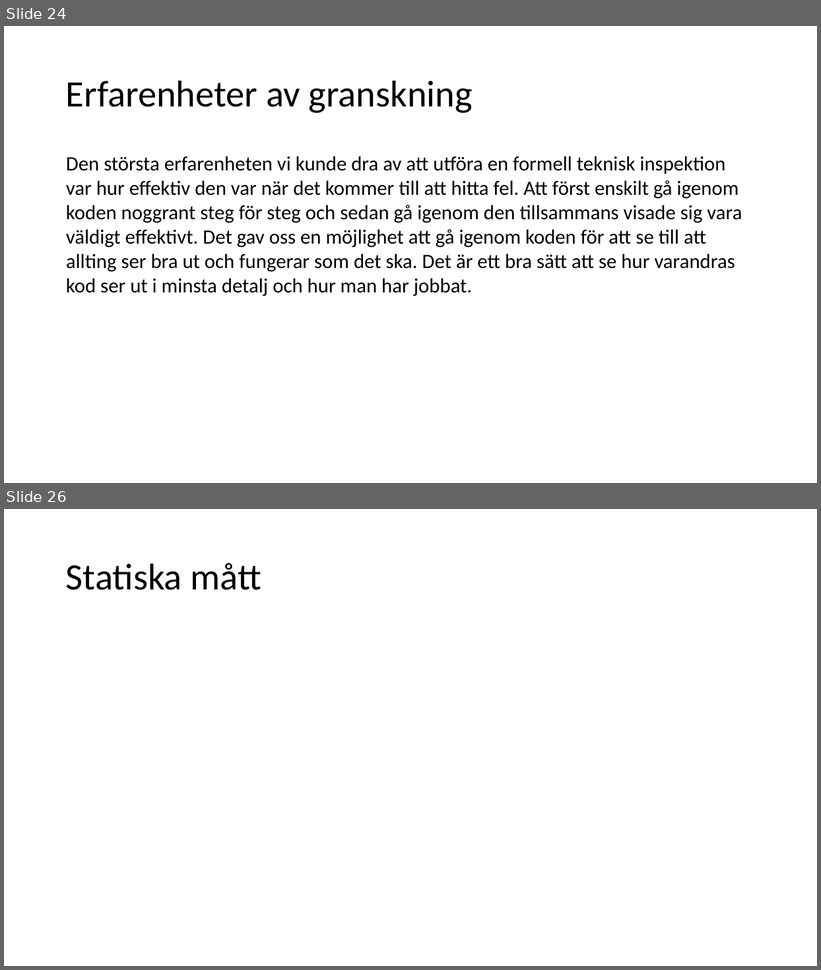
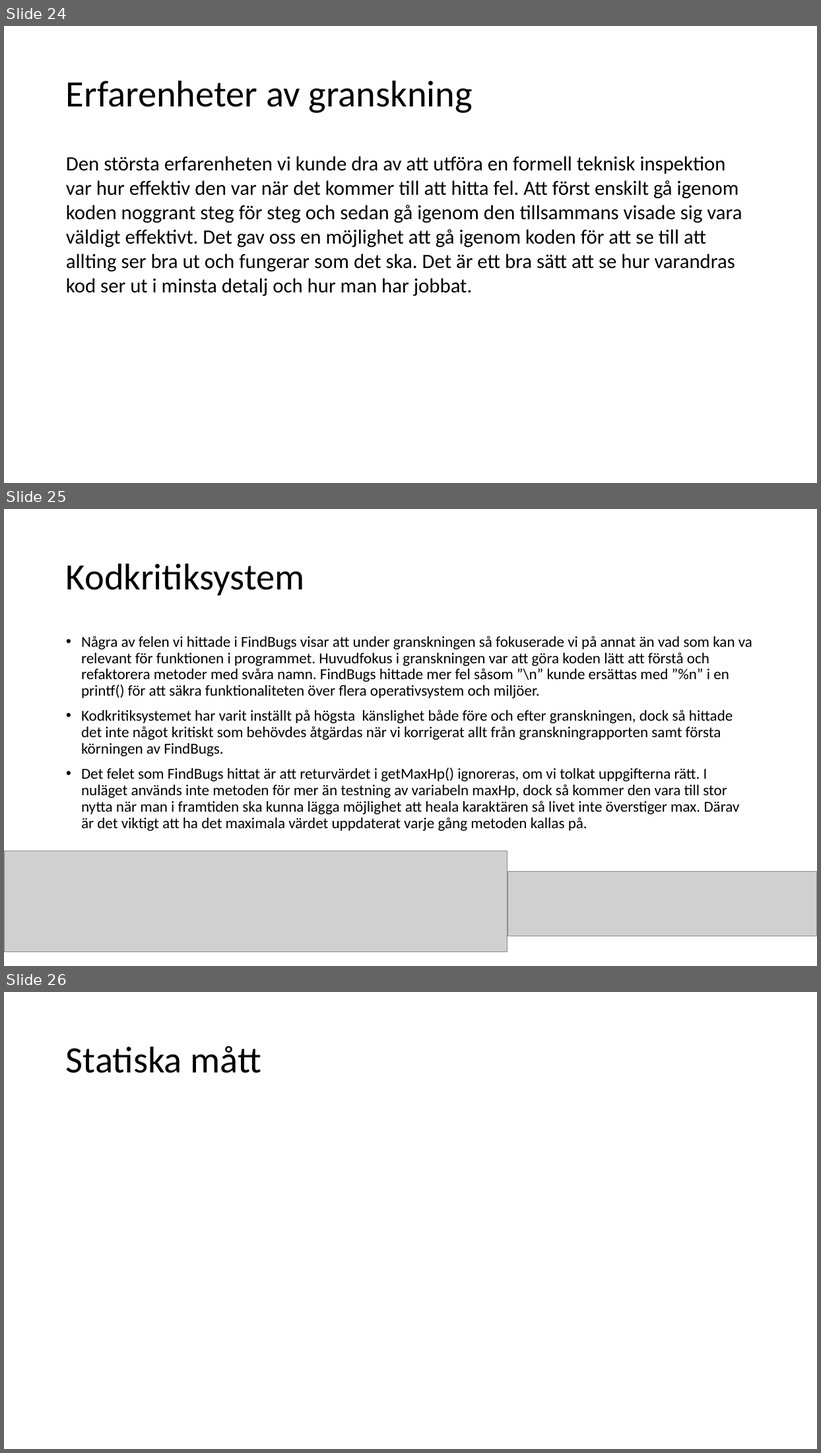
Before and after one commit to fyrtio2/projektINTE, a slide deck: 01 Dokumentation/slutredovisning.pptx. Shown one above the other, each under a label of ours: slides 24 and 26 before the commit, slides 24, 25 and 26 after it; the slides between them are not shown. The pictures are 821x970 and 821x1453 pixels, drawn with LibreOffice and Linux fonts; fonts in the diff are those of the drawing; grey boxes stand for pictures. Boxes give left, top, right and bottom in pixels: in the first picture for what was removed or moved away, otherwise in the second. Text is boxed around its words. In the diff, an @@ line names an element or a change of style, - is before the commit and + after.

Commit message:
added information for FindBugs

```diff
--- a/01 Dokumentation/slutredovisning.pptx
+++ b/01 Dokumentation/slutredovisning.pptx
@@ slide 25 added at bbox=[4, 509, 817, 966], background #FFFFFF @@
@@ title added at bbox=[66, 563, 305, 595], 44 pt, text #000000 @@
+Kodkritiksystem
@@ text added at bbox=[81, 636, 752, 831], 18 pt, text #000000 @@
+• Några av felen vi hittade i FindBugs visar att under granskningen så fokuserade vi på annat än vad som kan va relevant för funktionen i programmet. Huvudfokus i granskningen var att göra koden lätt att förstå och refaktorera metoder med svåra namn. FindBugs hittade mer fel såsom ”\n” kunde ersättas med ”%n” i en printf() för att säkra funktionaliteten över flera operativsystem och miljöer.
+• Kodkritiksystemet har varit inställt på högsta känslighet både före och efter granskningen, dock så hittade det inte något kritiskt som behövdes åtgärdas när vi korrigerat allt från granskningrapporten samt första körningen av FindBugs.
+• Det felet som FindBugs hittat är att returvärdet i getMaxHp() ignoreras, om vi tolkat uppgifterna rätt. I nuläget används inte metoden för mer än testning av variabeln maxHp, dock så kommer den vara till stor nytta när man i framtiden ska kunna lägga möjlighet att heala karaktären så livet inte överstiger max. Därav är det viktigt att ha det maximala värdet uppdaterat varje gång metoden kallas på.
@@ picture added at bbox=[4, 851, 507, 953] @@
@@ picture added at bbox=[508, 871, 817, 937] @@
```
Also in this commit, not shown: 1 slide removed.
